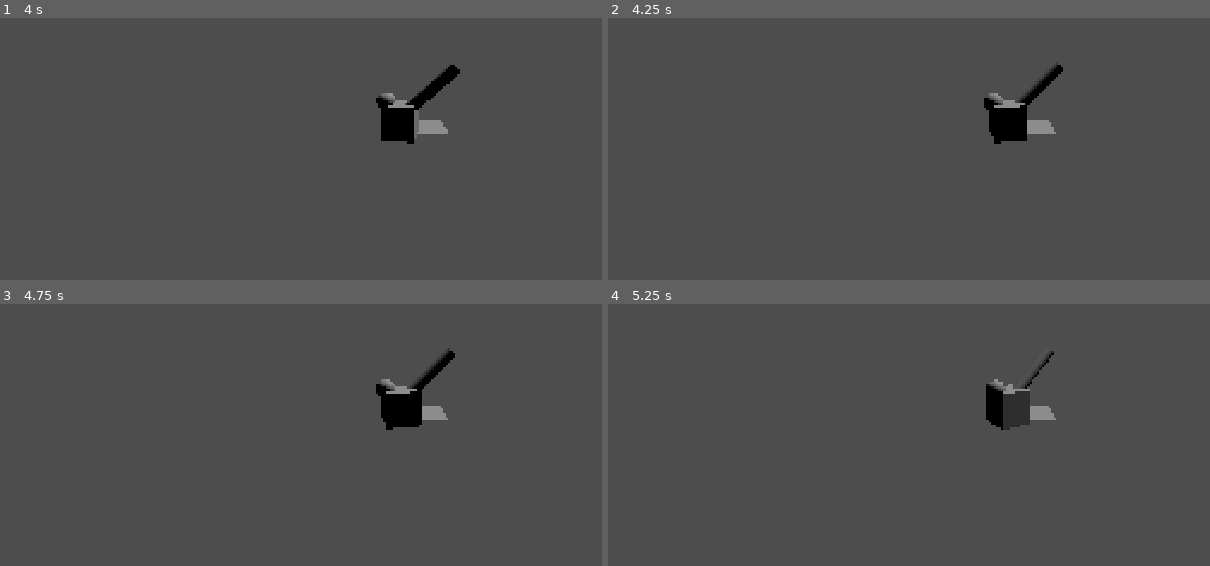
Above: before the commit, frames 1-4 (two rows, left to right).
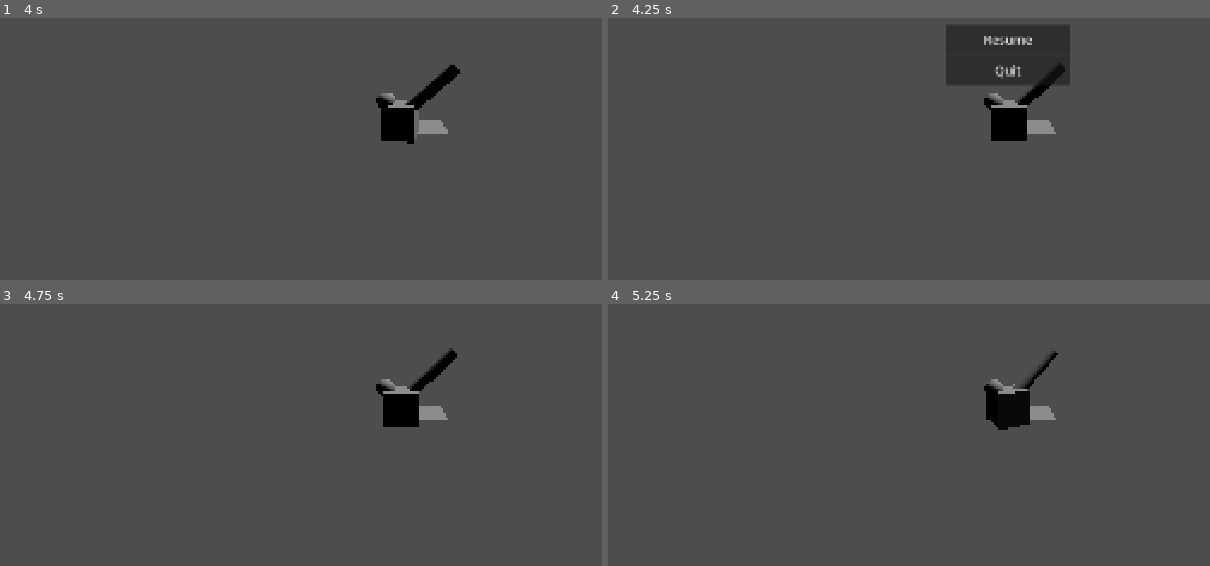
Above: after the commit, the same moments.

Repository: Project-Dino-Sunday-Studios/project-dino
Game: Godot game, scene res://main.tscn
Two runs of this game, one before a commit and one after it. Both use one fixed random seed, a clock stepped at 60 frames per second and the inputs below.
Inputs (mouse positions are in pixels of both pictures, inside the frame that each line leads up to):
- Up to frame 1 (4 s): hold D (move_right) 0.53-1.28 s; hold S (move_down) 1.28-2.03 s; hold D (move_right) 2.03-2.78 s; hold W (move_up) 2.78-3.53 s; tap Enter at 3.5 s; hold A (move_left) from 3.53 s (still down)
- Up to frame 2 (4.25 s): keep holding A (move_left); tap Escape (pause, bound only after the commit) at 4.15 s
- Up to frame 3 (4.75 s): release A (move_left) at 4.25 s; click (397, 324) at 4.25 s, where only the run after the commit has a clickable "Resume"
- Up to frame 4 (5.25 s): tap Space at 5 s; hold A (move_left) from 5.03 s (still down)

Frame 1 is identical in both runs. In frame 2, 4.3% of the frame differs, in the area x 56-77%, y 3-49%; in frame 3, 0.2%; in frame 4, 0.7%.

Commit message:
add pause menu

Diff:
--- /dev/null
+++ b/godot/Themes/pause_buttons.tres
@@ -0,0 +1,4 @@
+[gd_resource type="Theme" format=3 uid="uid://cmkotb7vanxye"]
+
+[resource]
+Button/font_sizes/font_size = 30
--- /dev/null
+++ b/godot/Utilities/pause_menu.gd
@@ -0,0 +1,30 @@
+extends CanvasLayer
+
+@export var resume_button: Button
+@export var quit_button: Button
+
+
+func _ready() -> void:
+	resume_button.pressed.connect(_on_resume_button_pressed)
+	quit_button.pressed.connect(_on_quit_button_pressed)
+
+	hide()
+
+
+func _physics_process(_delta: float) -> void:
+	if Input.is_action_just_pressed("pause"):
+		_toggle_pause()
+
+
+func _toggle_pause() -> void:
+	get_tree().paused = !get_tree().paused
+	visible = !visible
+
+
+func _on_resume_button_pressed() -> void:
+	_toggle_pause()
+	hide()
+
+
+func _on_quit_button_pressed() -> void:
+	get_tree().quit()
--- /dev/null
+++ b/godot/Utilities/pause_menu.tscn
@@ -0,0 +1,33 @@
+[gd_scene format=3 uid="uid://dds8r7b30ir8g"]
+
+[ext_resource type="Script" uid="uid://v1egxakko8so" path="res://Utilities/pause_menu.gd" id="1_52f8u"]
+[ext_resource type="Theme" uid="uid://cmkotb7vanxye" path="res://Themes/pause_buttons.tres" id="2_qpukh"]
+
+[node name="PauseMenu" type="CanvasLayer" unique_id=582052061 node_paths=PackedStringArray("resume_button", "quit_button")]
+process_mode = 3
+script = ExtResource("1_52f8u")
+resume_button = NodePath("CenterContainer/VBoxContainer/Resume")
+quit_button = NodePath("CenterContainer/VBoxContainer/Quit")
+
+[node name="CenterContainer" type="CenterContainer" parent="." unique_id=1857230308]
+anchors_preset = 15
+anchor_right = 1.0
+anchor_bottom = 1.0
+grow_horizontal = 2
+grow_vertical = 2
+
+[node name="VBoxContainer" type="VBoxContainer" parent="CenterContainer" unique_id=1737495663]
+custom_minimum_size = Vector2(300, 0)
+layout_mode = 2
+
+[node name="Resume" type="Button" parent="CenterContainer/VBoxContainer" unique_id=2129655273]
+custom_minimum_size = Vector2(250, 70)
+layout_mode = 2
+theme = ExtResource("2_qpukh")
+text = "Resume"
+
+[node name="Quit" type="Button" parent="CenterContainer/VBoxContainer" unique_id=375246011]
+custom_minimum_size = Vector2(250, 70)
+layout_mode = 2
+theme = ExtResource("2_qpukh")
+text = "Quit"
--- a/godot/main.tscn
+++ b/godot/main.tscn
@@ -2,6 +2,7 @@
 
 [ext_resource type="Script" uid="uid://c2vjqxwnw6bol" path="res://Entities/EntityScripts/main_camera.gd" id="1_0xm2m"]
 [ext_resource type="PackedScene" uid="uid://q8sl2hirbqma" path="res://Entities/player.tscn" id="2_0xm2m"]
+[ext_resource type="PackedScene" uid="uid://dds8r7b30ir8g" path="res://Utilities/pause_menu.tscn" id="3_h2yge"]
 
 [sub_resource type="WorldBoundaryShape3D" id="WorldBoundaryShape3D_wnsl6"]
 
@@ -30,4 +31,6 @@
 [node name="Player2" parent="." unique_id=1369565701 instance=ExtResource("2_0xm2m")]
 transform = Transform3D(1, 0, 0, 0, 1, 0, 0, 0, 1, 0, 0.8837707, 0)
 
+[node name="PauseMenu" parent="." unique_id=582052061 instance=ExtResource("3_h2yge")]
+
 [editable path="Player2"]
--- a/godot/project.godot
+++ b/godot/project.godot
@@ -44,6 +44,11 @@
 "events": [Object(InputEventKey,"resource_local_to_scene":false,"resource_name":"","device":-1,"window_id":0,"alt_press …(192 unchanged characters)…
 ]
 }
+pause={
+"deadzone": 0.2,
+"events": [Object(InputEventKey,"resource_local_to_scene":false,"resource_name":"","device":-1,"window_id":0,"alt_pressed":false,"shift_pressed":false,"ctrl_pressed":false,"meta_pressed":false,"pressed":false,"keycode":0,"physical_keycode":4194305,"key_label":0,"unicode":0,"location":0,"echo":false,"script":null)
+]
+}
 
 [physics]
 
Not shown, added: godot/Utilities/pause_menu.gd.uid
